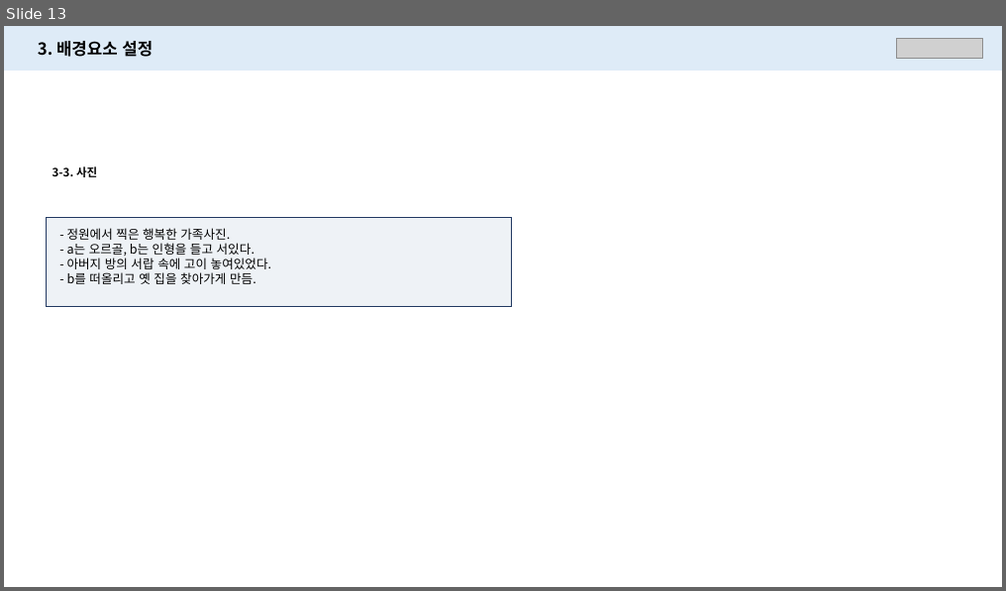
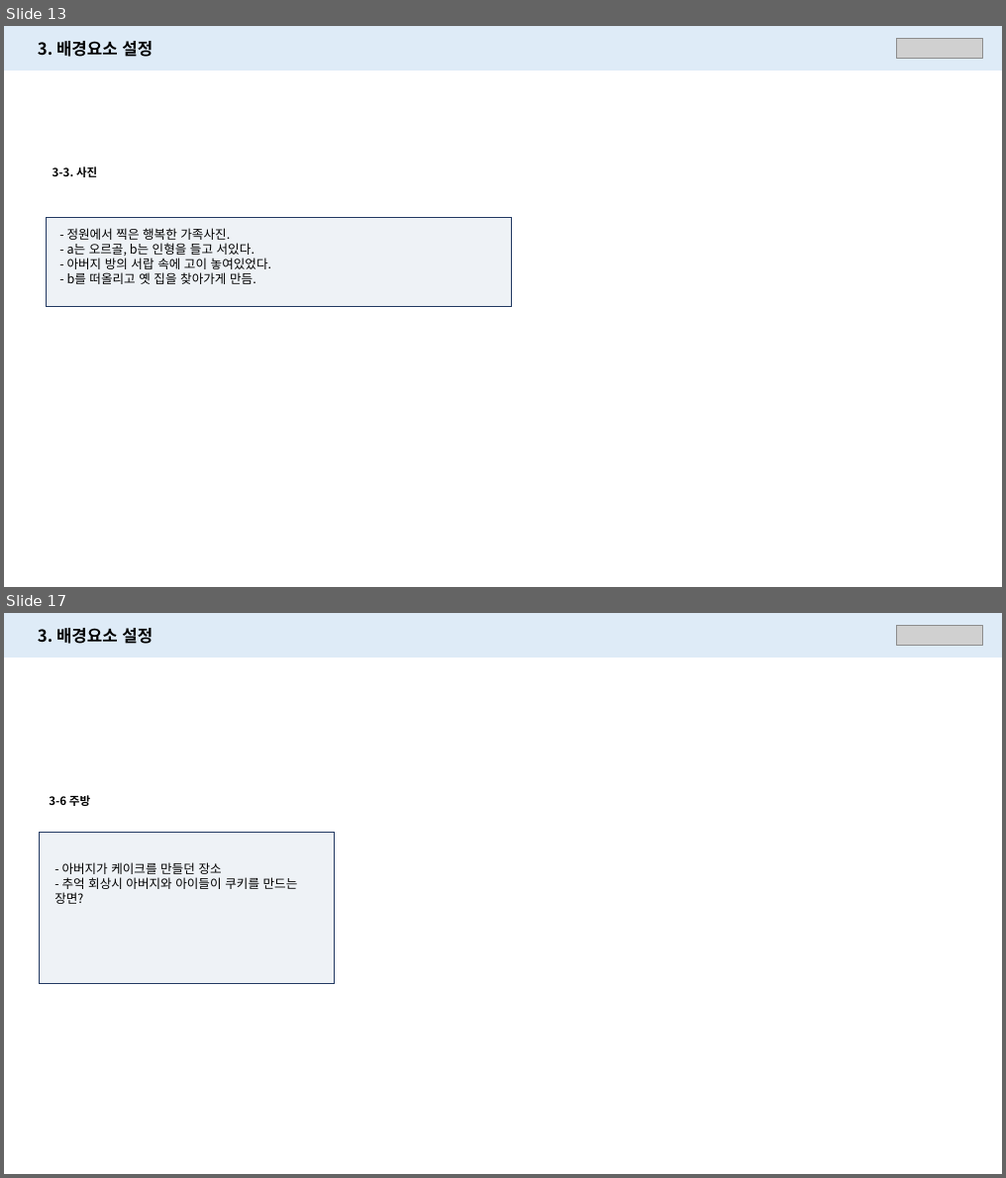
Before and after one commit to PerfectEgg/-Receivers, a slide deck: Doc/Story/캐릭터 설정_v1.02.pptx. Shown one above the other, each under a label of ours: slide 13 before the commit, slides 13 and 17 after it; the slides between them are not shown. The pictures are 1006x591 and 1006x1178 pixels, drawn with LibreOffice and Linux fonts; fonts in the diff are those of the drawing; grey boxes stand for pictures. Boxes give left, top, right and bottom in pixels: in the first picture for what was removed or moved away, otherwise in the second. Text is boxed around its words. In the diff, an @@ line names an element or a change of style, - is before the commit and + after.

Commit message:
[송나름]
# 캐릭터 설정
- version : 2024.01.27

```diff
--- a/Doc/Story/캐릭터 설정_v1.02.pptx
+++ b/Doc/Story/캐릭터 설정_v1.02.pptx
@@ slide 17 added at box(4, 613, 1002, 1174), background #FFFFFF @@
@@ rectangle added at box(4, 613, 1002, 658), fill #DEEBF7 @@
@@ text added at box(38, 628, 152, 644), 16 pt, text #000000, bold @@
+3. 배경요소 설정
@@ picture added at box(896, 626, 983, 646) @@
@@ text added at box(49, 795, 90, 806), 11 pt, text #000000, bold @@
+3-6 주방
@@ rectangle added at box(40, 833, 335, 983), fill #EEF2F6, outline #223961 1 pt @@
@@ text added at box(54, 862, 298, 904), 12 pt, text #000000 @@
+- 아버지가 케이크를 만들던 장소
+- 추억 회상시 아버지와 아이들이 쿠키를 만드는 장면?
```
Also in this commit, not shown: 6 slides changed, 5 other slides added.
